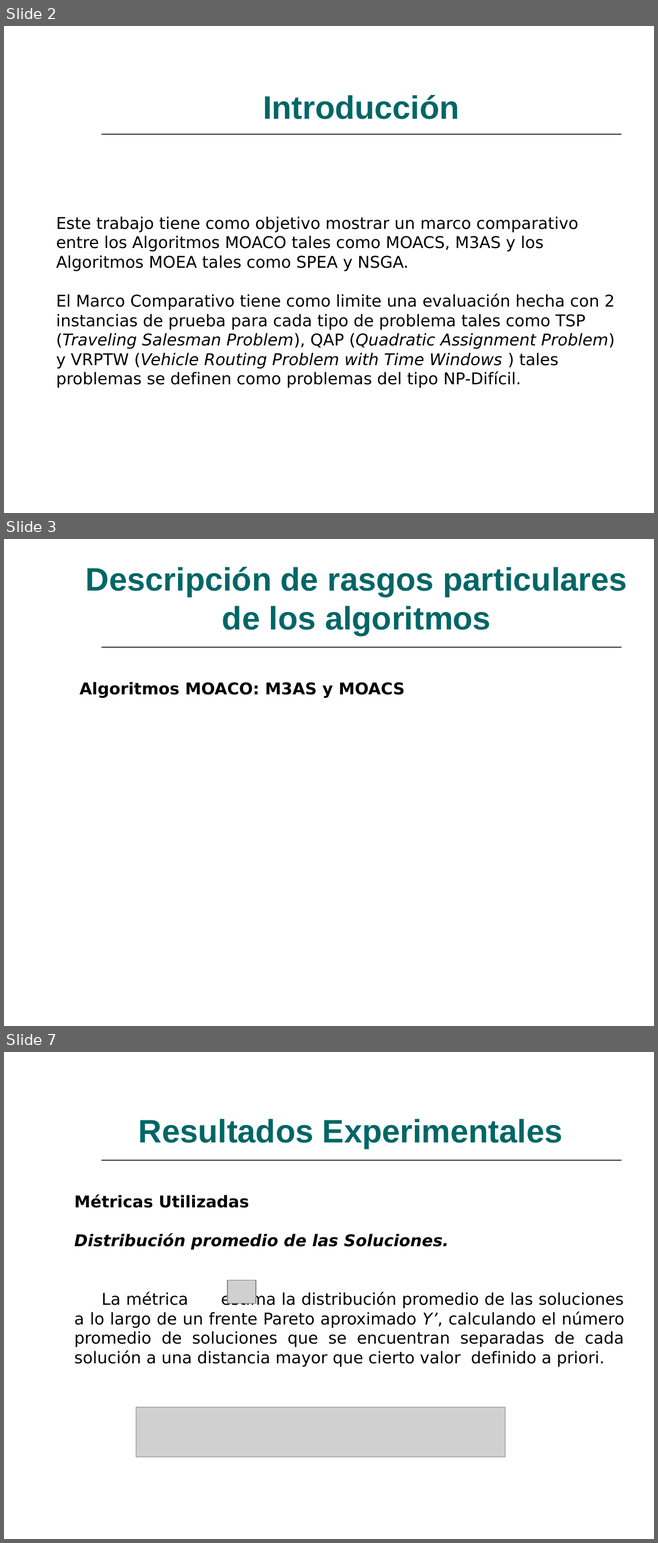
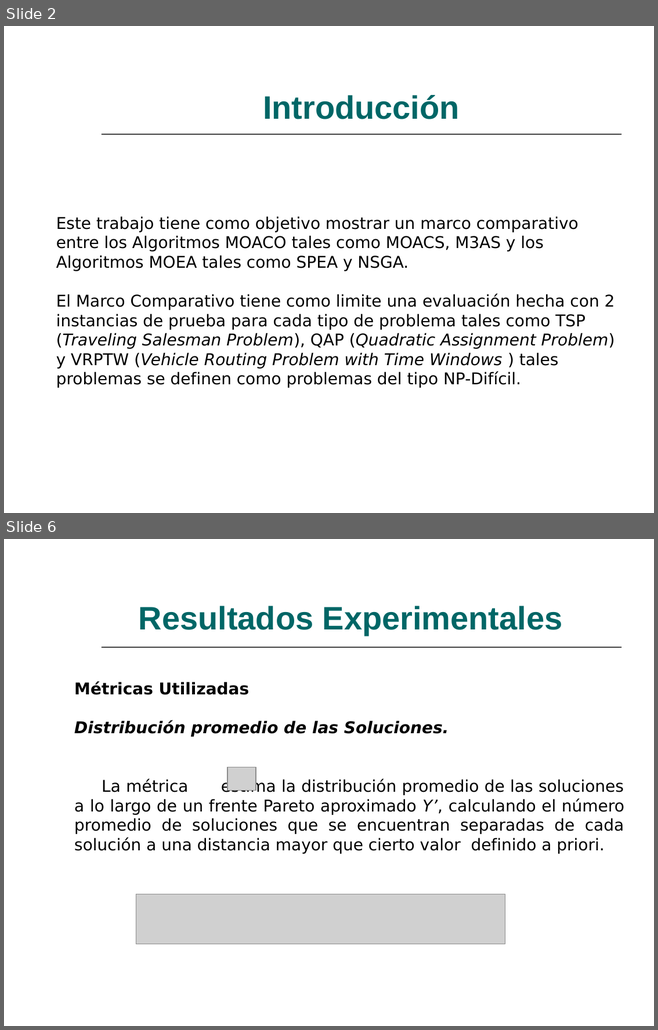
Before and after one commit to lokolte/ia-2008, a slide deck: TrabajoPracticoFinal/Diapositiva/DiapositivaM3asMoacsNsgaSpea.ppt. Shown one above the other, each under a label of ours: slides 2, 3 and 7 before the commit, slides 2 and 6 after it; the slides between them are not shown. The pictures are 658x1543 and 658x1030 pixels, drawn with LibreOffice and Linux fonts; fonts in the diff are those of the drawing; grey boxes stand for pictures. Boxes give left, top, right and bottom in pixels: in the first picture for what was removed or moved away, otherwise in the second. Text is boxed around its words. In the diff, an @@ line names an element or a change of style, - is before the commit and + after.

```diff
--- a/TrabajoPracticoFinal/Diapositiva/DiapositivaM3asMoacsNsgaSpea.ppt
+++ b/TrabajoPracticoFinal/Diapositiva/DiapositivaM3asMoacsNsgaSpea.ppt
@@ slide 3 removed at bbox=[4, 539, 654, 1026], background #FFFFFF; not listed: 3 template elements that a slide beside it also shows @@
@@ title removed at bbox=[86, 567, 627, 635] @@
-Descripción de rasgos particulares de los algoritmos
@@ text removed at bbox=[79, 682, 405, 698] @@
-Algoritmos MOACO: M3AS y MOACS
@@ what was slide 7 is now slide 6 @@
```
Also in this commit, not shown: 5 slides changed, 6 slides added, 6 other slides removed.
